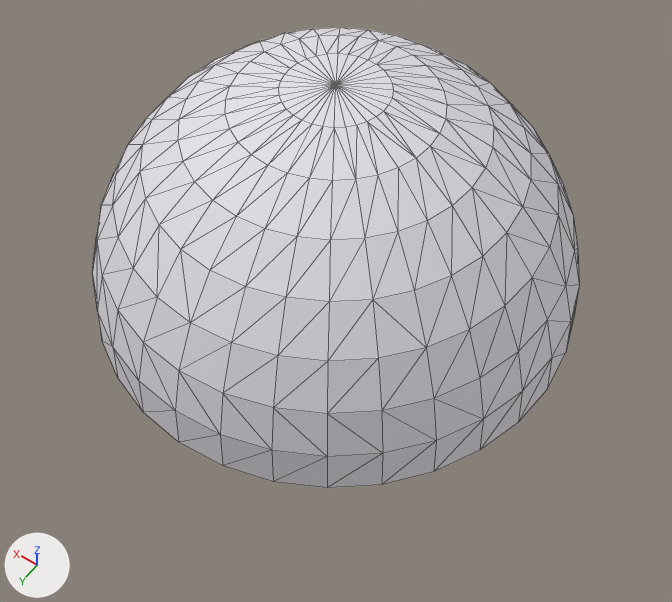
The OBJ model models/object1302.obj: old version first, new version second.
One viewpoint serves both versions: a 50 mm lens placed at (-0.628, 0.88, 1.3), pointed at (-0.062, 0.087, 0.054). Lighting does not change. The marker at lower left points along +X, +Y and +Z. Mesh edges are drawn as thin lines. Where no turn or scale is listed for an object, it has been applied to the vertices.

The scene before the commit, as lines of its bpy script (objects in view):
```python
me_object1302 = bpy.data.meshes.new('object1302')
me_object1302.from_pydata(...)  # 257 vertices, 480 faces; spans x -0.427..0.427, y -0.427..0.427, z 0.0..0.427
me_object1302.materials.append(mat_material)  # white #e4e1e7
ob_object1302 = bpy.data.objects.new('object1302', me_object1302)
ob_object1302.location = (0.0, 0.0, 0.0)
```
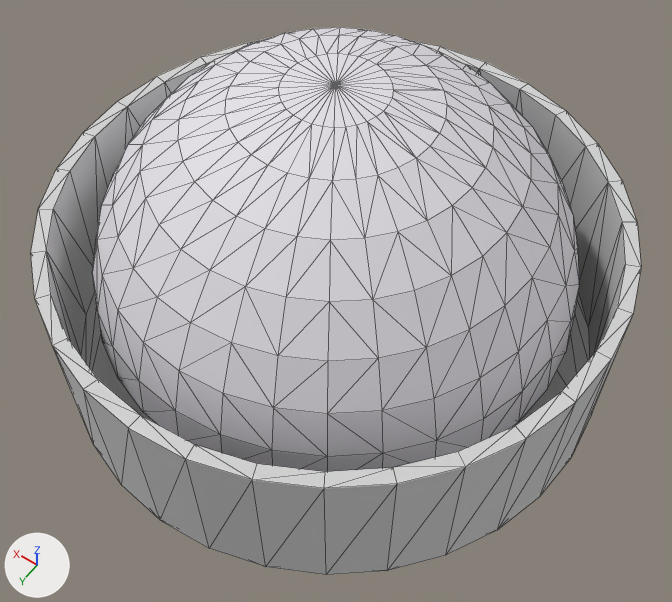
Patch to the scene script:
```diff
--- a/models/object1302.obj.py
+++ b/models/object1302.obj.py
@@ mat_material_001 @@
+mat_material_001 = principled_material('Material.001')
+mat_material_001.base_color = (0.64, 0.64, 0.64)  # light grey #d1d1d1
+mat_material_001.roughness = 0.69
@@ me_object1302 @@
 # used by ob_object1302; location = (0.0, 0.0, 0.0)
-me_object1302.from_pydata(...)  # 257 vertices, 480 faces; spans x -0.427..0.427, y -0.427..0.427, z 0.0..0.427
+me_object1302.from_pydata(...)  # 642 vertices, 1276 faces; spans x -0.504..0.504, y -0.504..0.504, z -0.151..0.427
+# me_object1302 part 1: a new loose piece of 128 vertices spanning x -0.504..0.504, y -0.504..0.504, z -0.151..0.151, in mat_material_001 (light grey #d1d1d1)
 me_object1302.materials.append(mat_material)
+me_object1302.materials.append(mat_material_001)  # light grey #d1d1d1
```

Where the change shows, as pixel boxes [x1, y1, x2, y2] in the pictures (672 x 602 px):
'object1302', reshaped (25% wider, 19% taller)
    before: [92, 27, 579, 488]
    after: [31, 27, 641, 575]
part 1 of me_object1302, added
    after: [31, 40, 641, 575]
